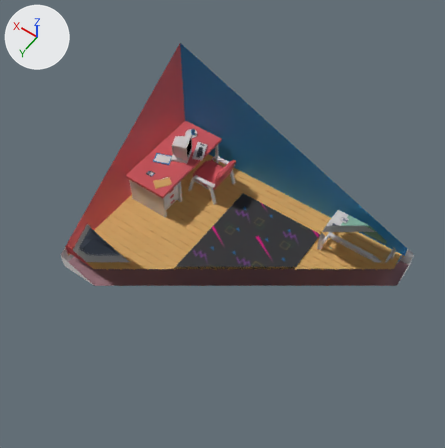
An edit to the Blender file room.blend, drawn before and after from the same camera.
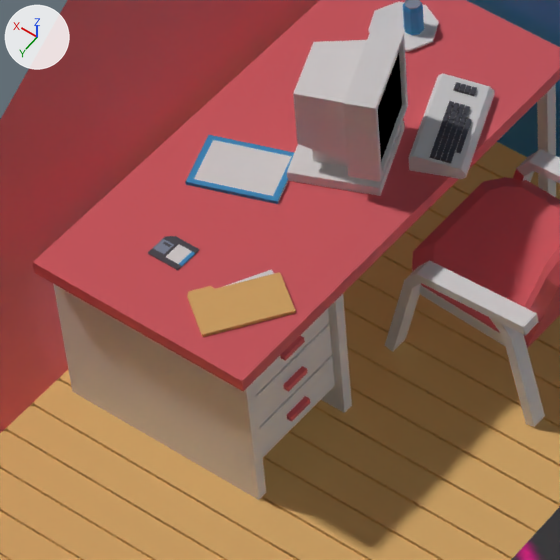
Each version is shown whole from a camera (50 mm lens) standing at (-2.804, 6.505, 6.944) and looking at (-0.07, 2.678, 0.931), then close up on the part from 27% to 49% of the width and 29% to 51% of the height. The axes (+X, +Y, +Z) are drawn at upper left. The lights are the same throughout. Everything nearer to the camera than a plane just in front of the edit is cut away.

The first close-up shows 'SM_Chair_0', 'SM_Commander_32_0', 'SM_Desk_0', 'SM_Dish_0', 'SM_File_0', 'SM_Floor_0', 'SM_Floppydisk_1_0', 'SM_Magazines_0', 'SM_Monitor_0', 'SM_Monitor_Screen_0', 'SM_Rug_1_0', 'SM_Walls_0'.
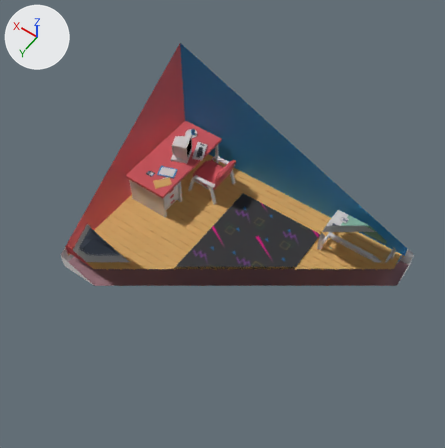
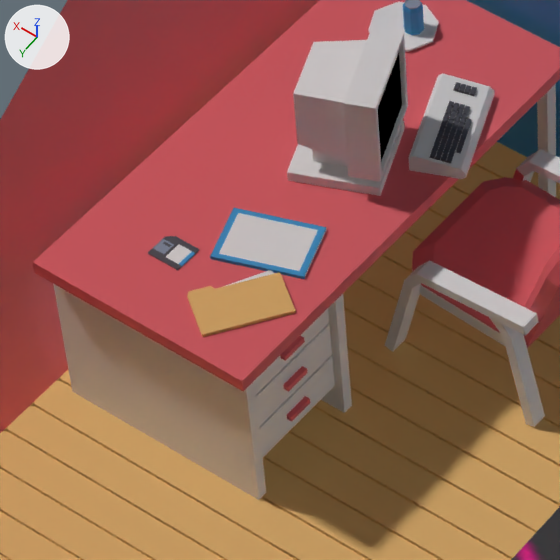
ob_sm_magazines is not drawn itself; it is the parent of ob_sm_magazines_0.

What differs and where, as boxes [x1, y1, x2, y2] in the close-ups (560 x 560 px):
'SM_Magazines_0', moved
    before: [186, 135, 294, 204]
    after: [210, 208, 327, 279]

The edits, one by one:
Object 'SM_Magazines' (ob_sm_magazines) moves from (1.516, 0.736, 0.48) to (1.301, 0.899, 0.48).
